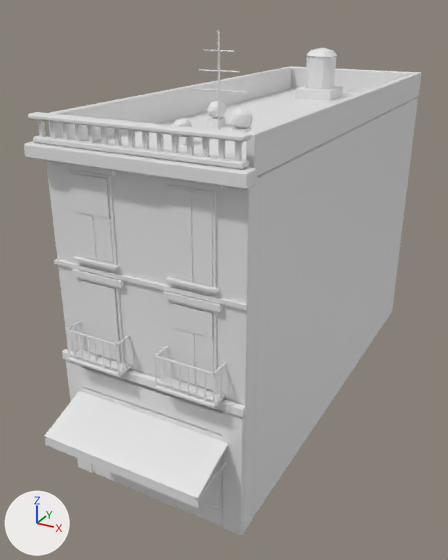
An edit to the glTF model modelos/ciudad/edificios/ph_6_c.glb, drawn before and after from the same camera.
Before and after are seen from a 50 mm lens placed at (8.9, -11.9, 13.7), pointed at (-0.8, 5.8, 4.8). The axes (+X, +Y, +Z) are drawn at lower left. The lights are the same throughout. The picture after the commit comes second. Vertices at exactly the same position are counted once.

The first picture shows 'ph_6_c'.
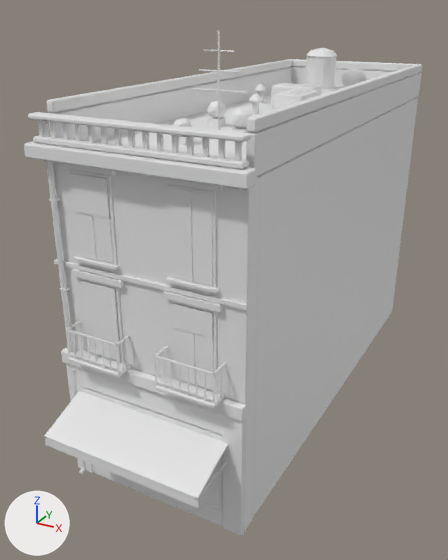
Where the change shows, as pixel boxes (x1, y1, x2, y2) in the pictures (448 x 560 px; the box of a moved part takes in the faces that stretch with it):
'ph_6_c', reshaped: before (24, 30, 421, 535); after (24, 30, 422, 535)
part 1 of me_ph_6_c, added: after (43, 123, 85, 468)
part 2 of me_ph_6_c, added: after (251, 101, 259, 115)
part 3 of me_ph_6_c, added: after (257, 91, 264, 103)
part 4 of me_ph_6_c, added: after (341, 68, 367, 87)
part 5 of me_ph_6_c, added: after (274, 89, 319, 109)
part 6 of me_ph_6_c, added: after (271, 84, 322, 109)
part 7 of me_ph_6_c, added: after (249, 93, 262, 101)
part 8 of me_ph_6_c, added: after (254, 84, 267, 91)
part 9 of me_ph_6_c, added: after (46, 59, 422, 133)
part 10 of me_ph_6_c, moved or reshaped: before (62, 353, 246, 418); after (61, 352, 246, 421)

Diff of the bpy script that builds the scene:
```diff
--- a/modelos/ciudad/edificios/ph_6_c.glb.py
+++ b/modelos/ciudad/edificios/ph_6_c.glb.py
@@ me_ph_6_c @@
 # used by ob_ph_6_c; location = (0.0, 0.0, 0.0)
-me_ph_6_c.from_pydata(...)  # 1377 vertices, 2296 faces; spans x -3.2..3.2, y -1.7..16.0, z 0.0..13.2
+me_ph_6_c.from_pydata(...)  # 1930 vertices, 3288 faces; spans x -3.2..3.2, y -1.7..16.0, z 0.0..13.2
+# me_ph_6_c part 1: a new loose piece, a 6-sided cylinder along z spanning x -2.76..-2.64, y -0.2..-0.06, z 0.15..11.0
+# me_ph_6_c part 2: a new loose piece, an 8-sided cylinder along z spanning x -0.98..-0.7, y 7.94..8.22, z 10.2..10.75
+# me_ph_6_c part 3: a new loose piece, an 8-sided cylinder along z spanning x -2.08..-1.8, y 10.61..10.89, z 10.2..10.75
+# me_ph_6_c part 4: a new loose piece of 72 vertices spanning x 1.3..2.2, y 10.5..11.0, z 10.9..11.7
+# me_ph_6_c part 5: a new loose piece of 31 vertices spanning x 0.1..1.1, y 7.5..9.1, z 10.2..11.1
+# me_ph_6_c part 6: a new loose piece of 28 vertices spanning x -0.9..0.7, y 9.6..10.6, z 10.2..11.1
+# me_ph_6_c part 7: a new loose piece of 17 vertices spanning x -1.1..-0.6, y 7.8..8.3, z 10.8..11.0
+# me_ph_6_c part 8: a new loose piece of 17 vertices spanning x -2.2..-1.7, y 10.5..11.0, z 10.8..11.0
+# me_ph_6_c part 9: 56 vertices added at x -3.0..3.0, y 0.2..16.0, z 11.2..11.5
+# me_ph_6_c part 10: 6 vertices moved within x -3.0..3.0, y -0.2..0.0, z 4.1; 8 vertices removed from x -3.0..3.0, y -0.2..0.0, z 4.1..4.3; 8 vertices added at x -3.0..3.0, y -0.2..0.0, z 4.0..4.4
+# other edits to the shape of me_ph_6_c do not show in these pictures
```
